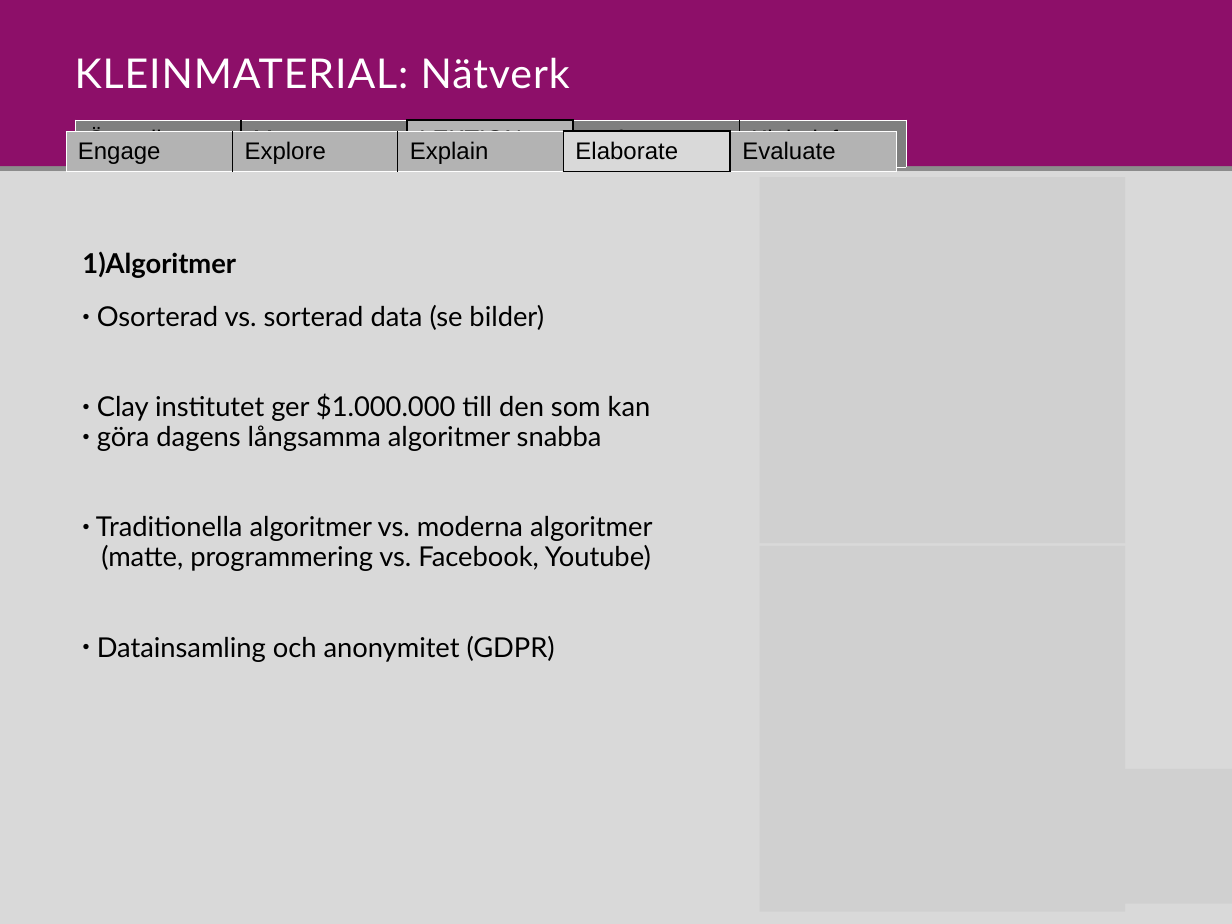
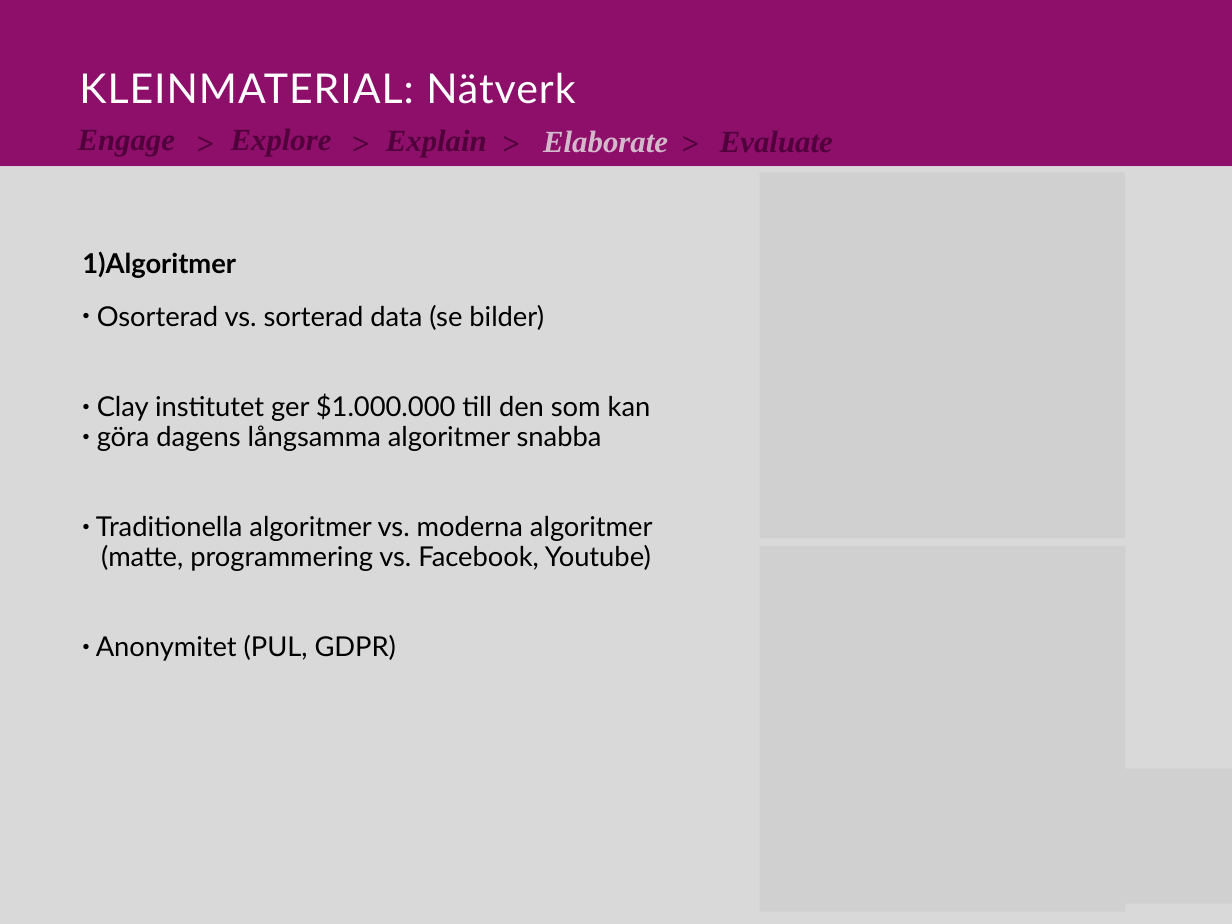
Before and after one commit to Niwsters/teaching-materials-thesis, a slide deck: slide 7 of revisions/2017-nätverk/material_nätverk_revision.pptx. Drawn at 1232x924 pixels with LibreOffice and Linux fonts; fonts in the diff are those of the drawing; grey boxes stand for pictures. Boxes give left, top, right and bottom in pixels: in the first picture for what was removed or moved away, otherwise in the second. Text is boxed around its words. In the diff, an @@ line names an element or a change of style, - is before the commit and + after.

```diff
--- a/revisions/2017-nätverk/material_nätverk_revision.pptx
+++ b/revisions/2017-nätverk/material_nätverk_revision.pptx
@@ text "KLEINMATERIAL: Nätverk" moved from (x1=75, y1=57, x2=570, y2=89) to (x1=79, y1=72, x2=575, y2=104) @@
@@ table removed at (x1=65, y1=131, x2=894, y2=171), 1 rows, 5 columns @@
-Engage | Explore | Explain | Elaborate | Evaluate
@@ table removed at (x1=75, y1=120, x2=907, y2=166), 1 rows, 5 columns @@
-Översikt | Moment | LEKTION | Referenser | Klein-info
@@ text added at (x1=196, y1=123, x2=230, y2=154), 18 pt, text #50003A, bold, italic @@
+>
@@ text added at (x1=351, y1=123, x2=386, y2=154), 18 pt, text #50003A, bold, italic @@
+>
@@ text added at (x1=501, y1=123, x2=536, y2=154), 18 pt, text #50003A, bold, italic @@
+>
@@ text added at (x1=543, y1=130, x2=668, y2=153), 18 pt, text #D3B9CB, bold, italic @@
+Elaborate
@@ text added at (x1=681, y1=123, x2=716, y2=154), 18 pt, text #50003A, bold, italic @@
+>
@@ freeform shape resized from (x1=0, y1=171, x2=1232, y2=924) to (x1=0, y1=166, x2=1232, y2=924) @@
@@ freeform shape removed at (x1=0, y1=166, x2=1232, y2=924) @@
@@ picture moved from (x1=760, y1=177, x2=1126, y2=543) to (x1=760, y1=172, x2=1126, y2=538) @@
@@ text at (x1=96, y1=635, x2=396, y2=661): text changed @@
-● Datainsamling och anonymitet (GDPR)
+● Anonymitet (PUL, GDPR)
```
Also in this commit, not shown: 9 other slides changed, 2 other files.
